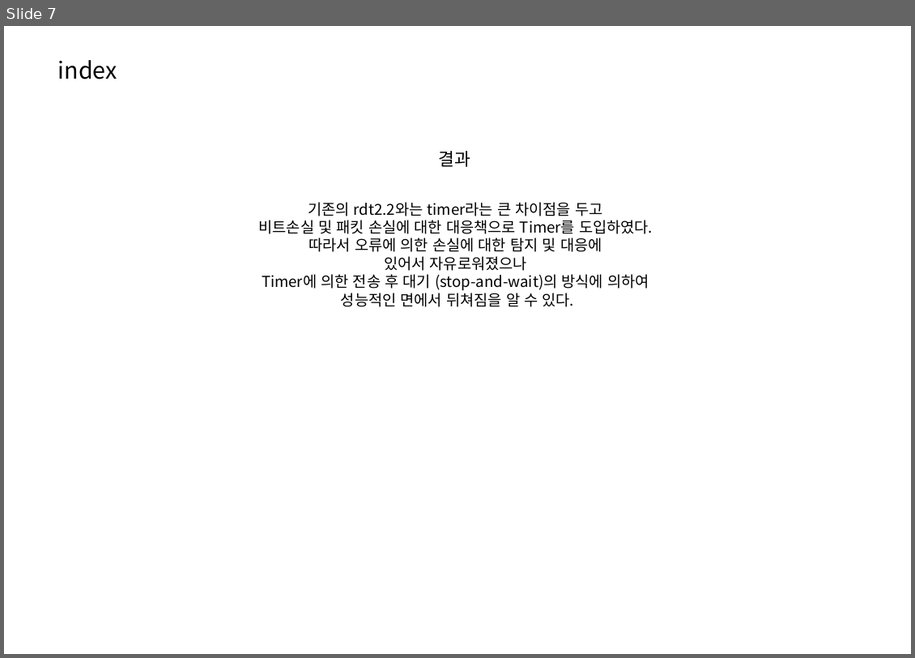
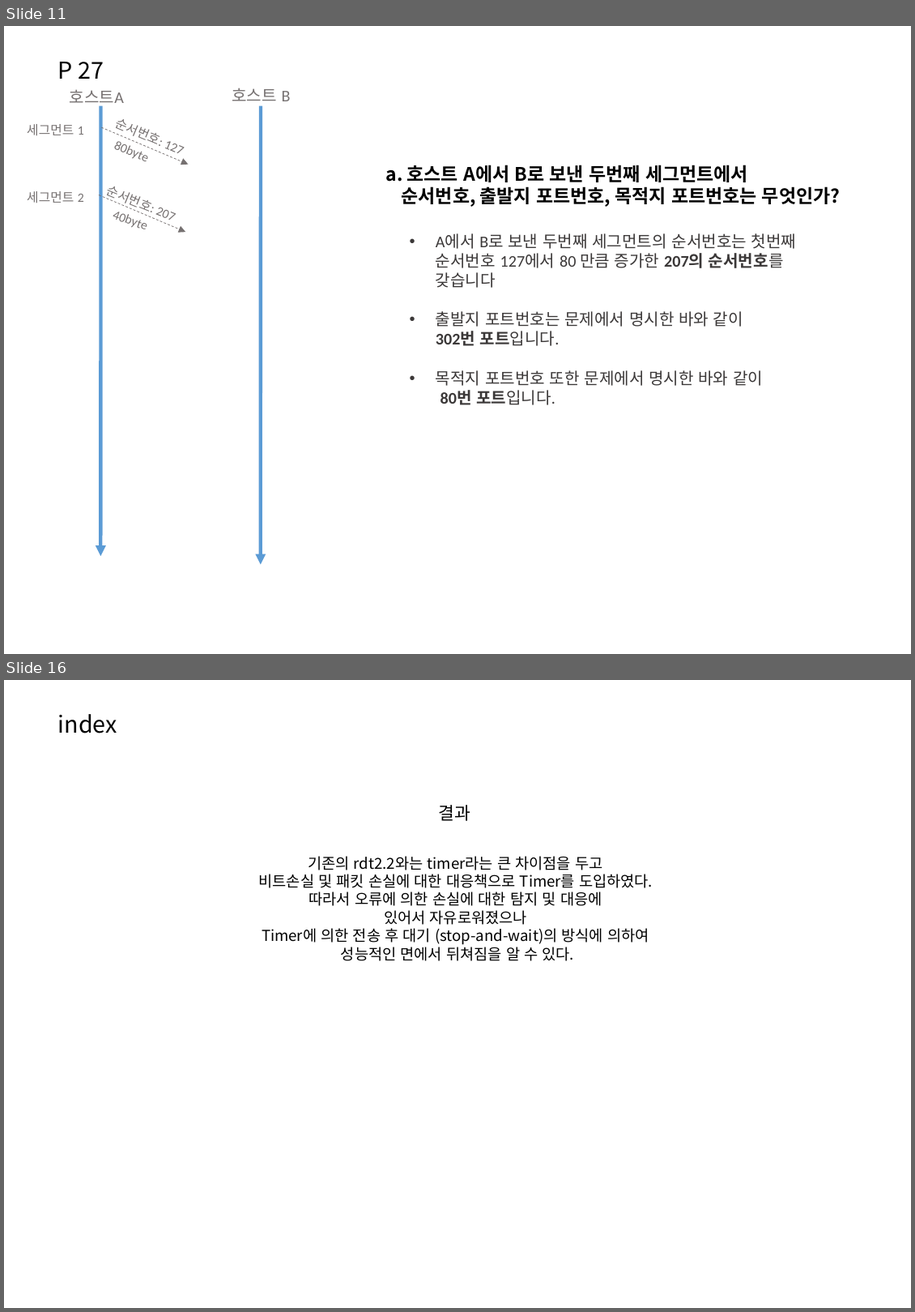
Before and after one commit to ingkoon/2020-s, a slide deck: ComputerNetwork/exc10/20151167 이인재 컴퓨터네트워크 연습문제(P 31, P 27).pptx. Shown one above the other, each under a label of ours: slide 7 before the commit, slides 11 and 16 after it; the slides between them are not shown. The pictures are 915x658 and 915x1312 pixels, drawn with LibreOffice and Linux fonts; fonts in the diff are those of the drawing; background and template pictures are left out. Boxes give left, top, right and bottom in pixels: in the first picture for what was removed or moved away, otherwise in the second. Text is boxed around its words. In the diff, an @@ line names an element or a change of style, - is before the commit and + after.

```diff
--- a/ComputerNetwork/exc10/20151167 이인재 컴퓨터네트워크 연습문제(P 31, P 27).pptx
+++ b/ComputerNetwork/exc10/20151167 이인재 컴퓨터네트워크 연습문제(P 31, P 27).pptx
@@ slide 11 added at <box>4,26,911,654</box>, background picture (left out) @@
@@ text added at <box>58,62,104,79</box>, 20 pt, text #000000 @@
+P 27
@@ text added at <box>70,89,124,108</box>, 14 pt, text #767171 @@
+호스트A
@@ text added at <box>232,88,291,107</box>, 14 pt, text #767171 @@
+호스트 B
@@ arrow added from (101, 106) to (100, 557), #5B9BD5 3 pt @@
@@ text added at <box>114,119,158,145</box>, 11 pt, text #767171 @@
+순서번호: 127
@@ arrow added from (261, 106) to (260, 565), #5B9BD5 3 pt @@
@@ text added at <box>27,124,84,135</box>, 11 pt, text #767171 @@
+세그먼트 1
@@ arrow added from (101, 127) to (189, 165), #767171 0.5 pt dashed @@
@@ text added at <box>103,130,206,192</box>, 11 pt, text #767171 @@
+80byte
@@ text added at <box>386,165,840,207</box>, 16 pt, text #000000, bold @@
+a. 호스트 A에서 B로 보낸 두번째 세그먼트에서
+순서번호, 출발지 포트번호, 목적지 포트번호는 무엇인가?
@@ text added at <box>27,191,84,203</box>, 11 pt, text #767171 @@
+세그먼트 2
@@ arrow added from (99, 195) to (185, 232), #767171 0.5 pt dashed @@
@@ text added at <box>106,186,150,211</box>, 11 pt, text #767171 @@
+순서번호: 207
@@ text added at <box>102,199,206,257</box>, 11 pt, text #767171 @@
+40byte
@@ text added at <box>436,233,797,405</box>, 14 pt, text #3B3838 @@
+• A에서 B로 보낸 두번째 세그먼트의 순서번호는 첫번째 순서번호 127에서 80 만큼 증가한 207의 순서번호를 갖습니다
+• 출발지 포트번호는 문제에서 명시한 바와 같이
+  302번 포트입니다.
+• 목적지 포트번호 또한 문제에서 명시한 바와 같이
+  80번 포트입니다.
@@ what was slide 7 is now slide 16 @@
```
Also in this commit, not shown: 4 slides changed, 10 other slides added, 2 slides removed, 1 other file.
